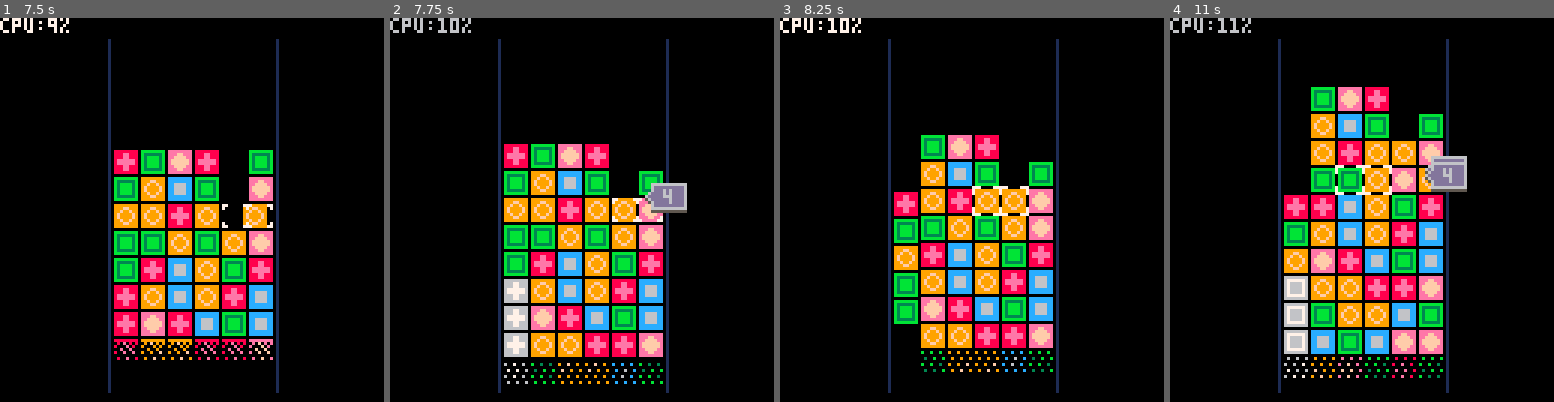
Above: before the commit, frames 1-4 (left to right).
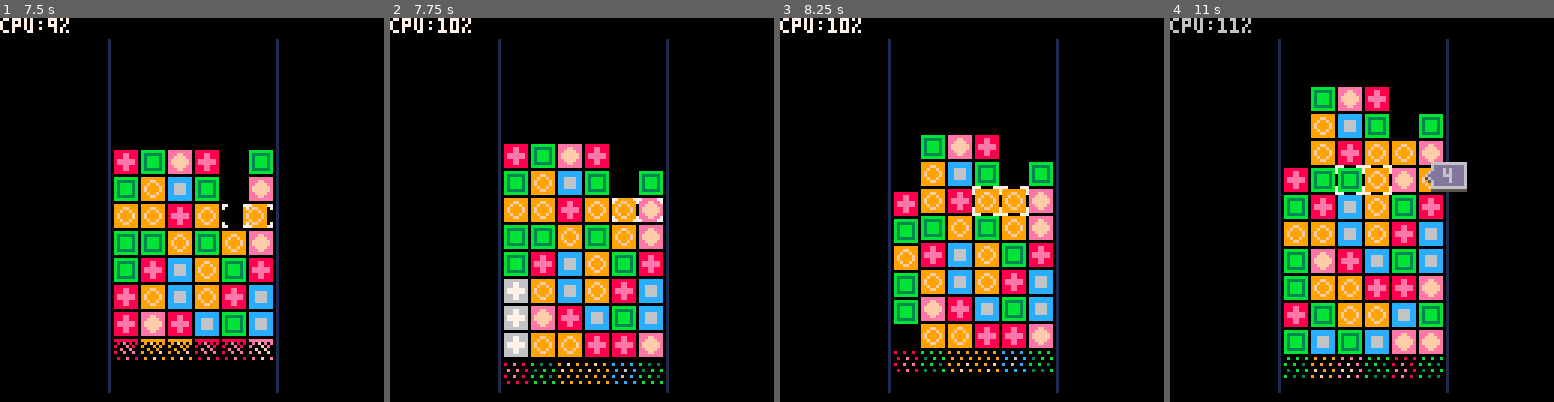
Above: after the commit, the same moments.

Repository: stevelavietes/pico8carts
Game: PICO-8 cartridge pa.p8
Same seed, same stepped clock (60 frames per second), same inputs: the game is played once before the commit and once after it.
Inputs:
- Up to frame 1 (7.5 s): tap X (X key) at 0.33, 1.07, 1.85, 2.97, 4.08, 5.2, 6.32, 7.43 s; tap O (Z key) at 0.7, 1.7, 2.1, 2.5, 2.9, 3.3, 3.7, 4.1, 4.5, 4.9, 5.3, 5.7, 6.1, 6.5, 6.9, 7.3 s; hold Right 1.6-2.1 s; hold Up 2.15-2.42 s; hold Right 2.47-3.03 s; hold Left 3.08-3.58 s; hold Down 3.63-3.97 s; hold Right 4.02-4.68 s; hold Up 4.73-5.03 s; hold Left 5.08-5.68 s; hold Down 5.73-6.03 s; hold Right 6.08-6.58 s; hold Right 6.63-7.13 s; hold Up 7.18-7.45 s
- Up to frame 2 (7.75 s): hold Right from 7.5 s (still down); tap O (Z key) at 7.7 s
- Up to frame 3 (8.25 s): release Right at 8.07 s; tap O (Z key) at 8.1 s; hold Left from 8.12 s (still down)
- Up to frame 4 (11 s): tap O (Z key) every 0.4 s from 8.5 to 10.9 s; tap X (X key) at 8.55, 9.67, 10.78 s; release Left at 8.62 s; hold Down 8.67-9 s; hold Right 9.05-9.72 s; hold Up 9.77-10.07 s; hold Left 10.12-10.72 s; hold Down from 10.77 s (still down)

Frame 1 is identical in both runs. In frame 2, 1.2% of the frame differs, in the area x 0-78%, y 0-96%; in frame 3, less than 0.1%; in frame 4, 3.0%, in the area x 29-78%, y 35-94%.

Commit message:
fixes "fall into the void" bug

Diff:
--- a/pa.p8
+++ b/pa.p8
@@ -359,7 +359,7 @@
 
     if h < b.h-2 then
      local hc = 1
-     for i=(h+1),b.h do
+     for i=(h+1),b.h-1 do
       if t.t == b.t[i][w].t and
         not busy(b.t[i][w]) then
        hc+=1
